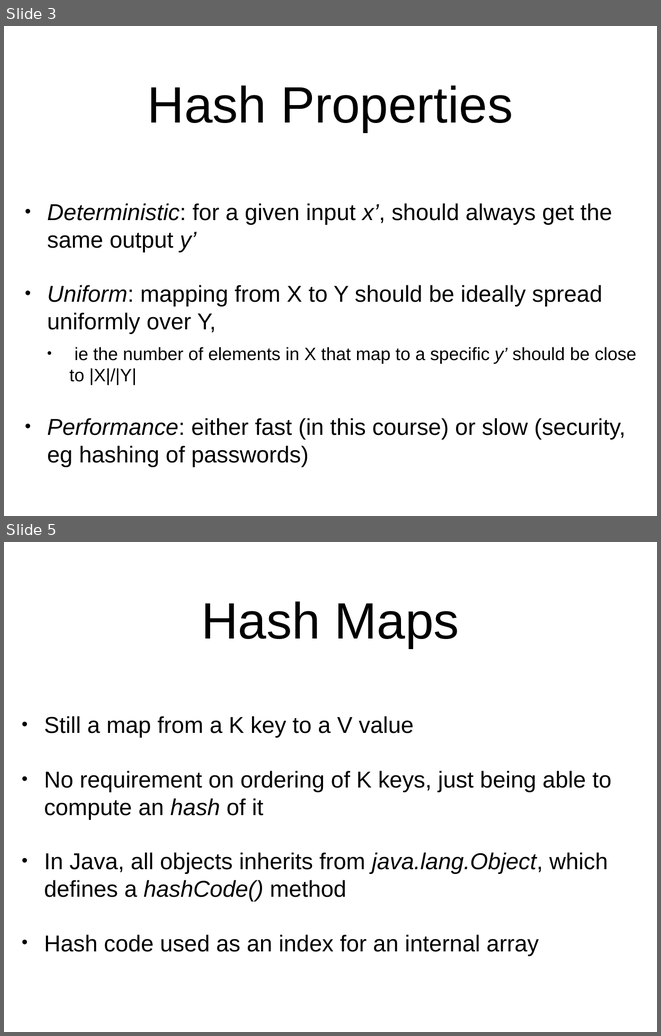
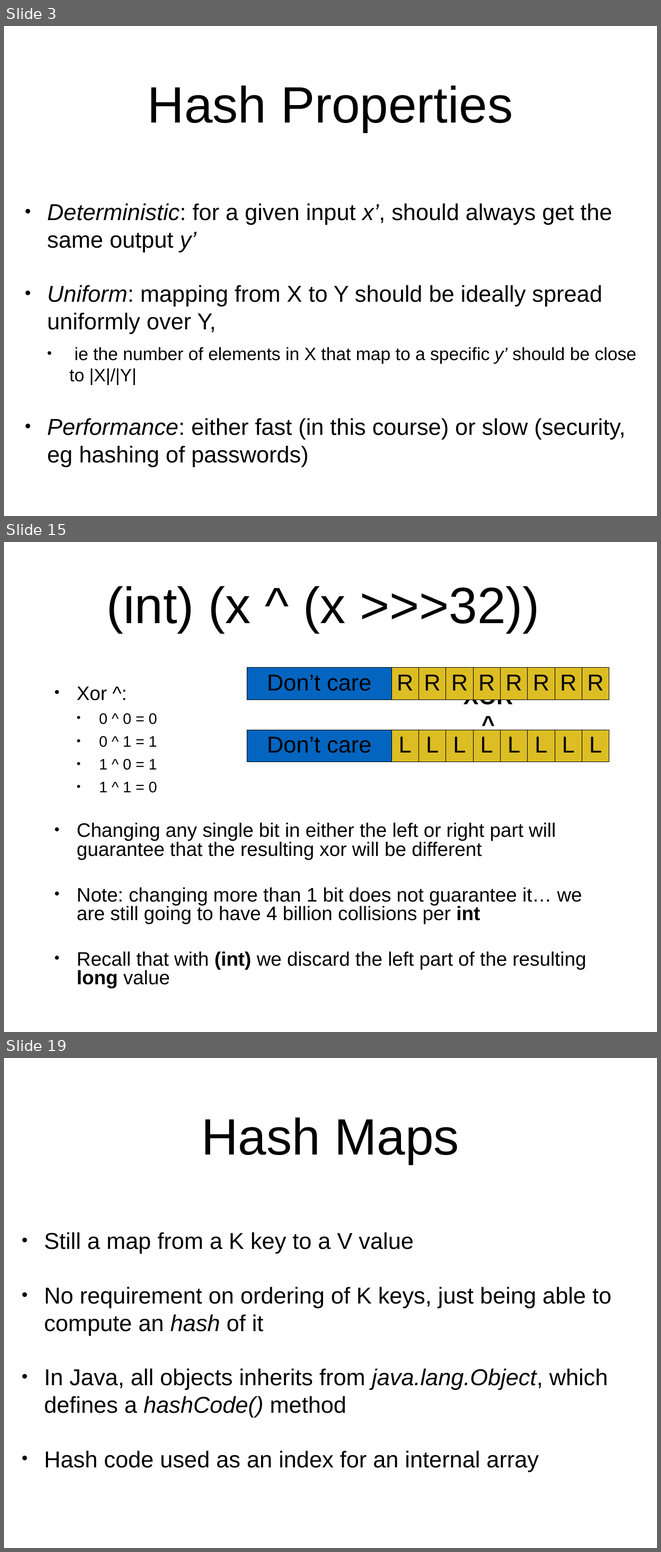
Before and after one commit to arcuri82/algorithms, a slide deck: docs/slides/06/06_hash_maps.pptx. Shown one above the other, each under a label of ours: slides 3 and 5 before the commit, slides 3, 15 and 19 after it; the slides between them are not shown. The pictures are 661x1036 and 661x1552 pixels, drawn with LibreOffice and Linux fonts; fonts in the diff are those of the drawing. Boxes give left, top, right and bottom in pixels: in the first picture for what was removed or moved away, otherwise in the second. Text is boxed around its words. In the diff, an @@ line names an element or a change of style, - is before the commit and + after.

```diff
--- a/docs/slides/06/06_hash_maps.pptx
+++ b/docs/slides/06/06_hash_maps.pptx
@@ slide 15 added at (x1=4, y1=542, x2=657, y2=1032), background #FFFFFF @@
@@ title added at (x1=106, y1=586, x2=539, y2=633), 80 pt, text #000000 @@
+(int) (x ^ (x >>>32))
@@ table added at (x1=247, y1=668, x2=608, y2=693), 1 rows, 9 columns @@
+Don’t care | R | R | R | R | R | R | R | R
@@ text added at (x1=77, y1=686, x2=586, y2=988), 30.6 pt, text #000000 @@
+• Xor ^:
+  • 0 ^ 0 = 0
+  • 0 ^ 1 = 1
+  • 1 ^ 0 = 1
+  • 1 ^ 1 = 0
+• Changing any single bit in either the left or right part will guarantee that the resulting xor will be different
+• Note: changing more than 1 bit does not guarantee it… we are still going to have 4 billion collisions per int
+• Recall that with (int) we discard the left part of the resulting long value
@@ text added at (x1=464, y1=686, x2=513, y2=708), 36 pt, text #000000, bold @@
+XOR ^
@@ table added at (x1=247, y1=730, x2=608, y2=755), 1 rows, 9 columns @@
+Don’t care | L | L | L | L | L | L | L | L
@@ what was slide 5 is now slide 19 @@
```
Also in this commit, not shown: 5 slides changed, 18 other slides added, 9 other files.
